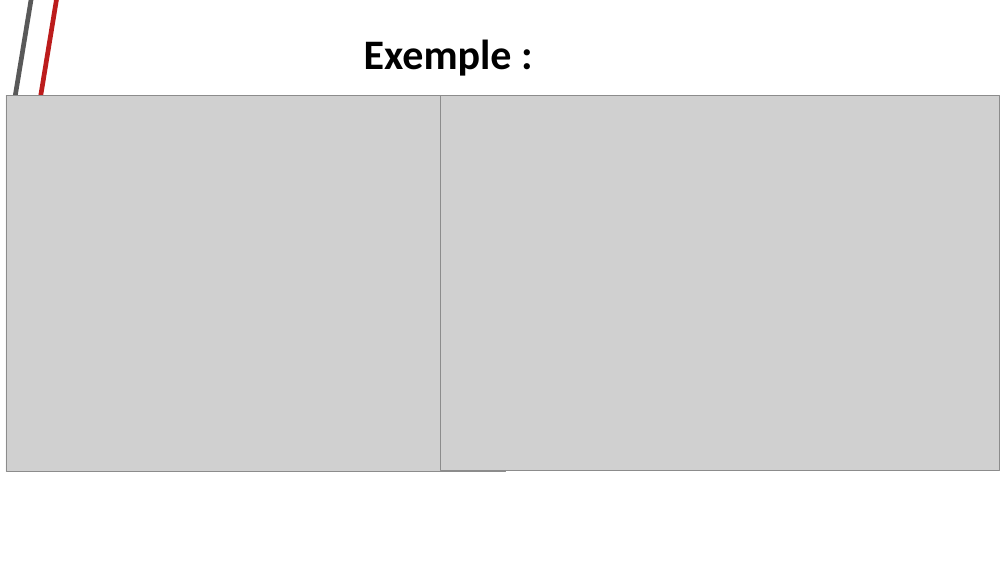
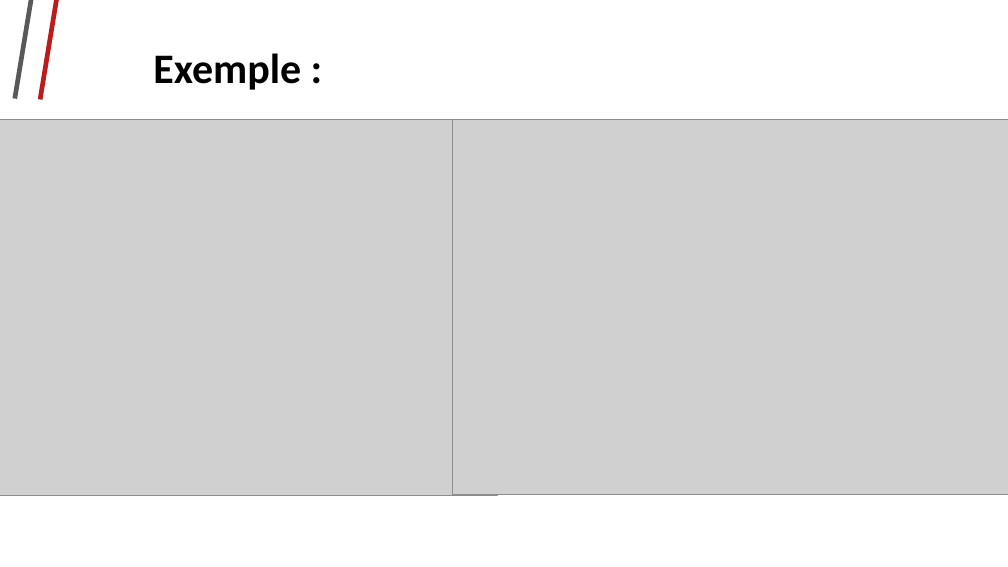
Before and after one commit to Ashmouth/Algav, a slide deck: slide 7 of Resources/Diapo.odp. Drawn at 1008x567 pixels with LibreOffice and Linux fonts; fonts in the diff are those of the drawing; grey boxes stand for pictures; background and template pictures are left out. Boxes give left, top, right and bottom in pixels: in the first picture for what was removed or moved away, otherwise in the second. Text is boxed around its words. In the diff, an @@ line names an element or a change of style, - is before the commit and + after.

```diff
--- a/Resources/Diapo.odp
+++ b/Resources/Diapo.odp
@@ title "Exemple :" moved from (x1=364, y1=39, x2=512, y2=76) to (x1=153, y1=53, x2=301, y2=90) @@
@@ picture resized from (x1=6, y1=95, x2=506, y2=472) to (x1=0, y1=119, x2=496, y2=495) @@
@@ picture moved from (x1=441, y1=95, x2=1000, y2=470) to (x1=452, y1=119, x2=1008, y2=493) @@
```
Also in this commit, not shown: 3 other slides changed, 19 other files.
